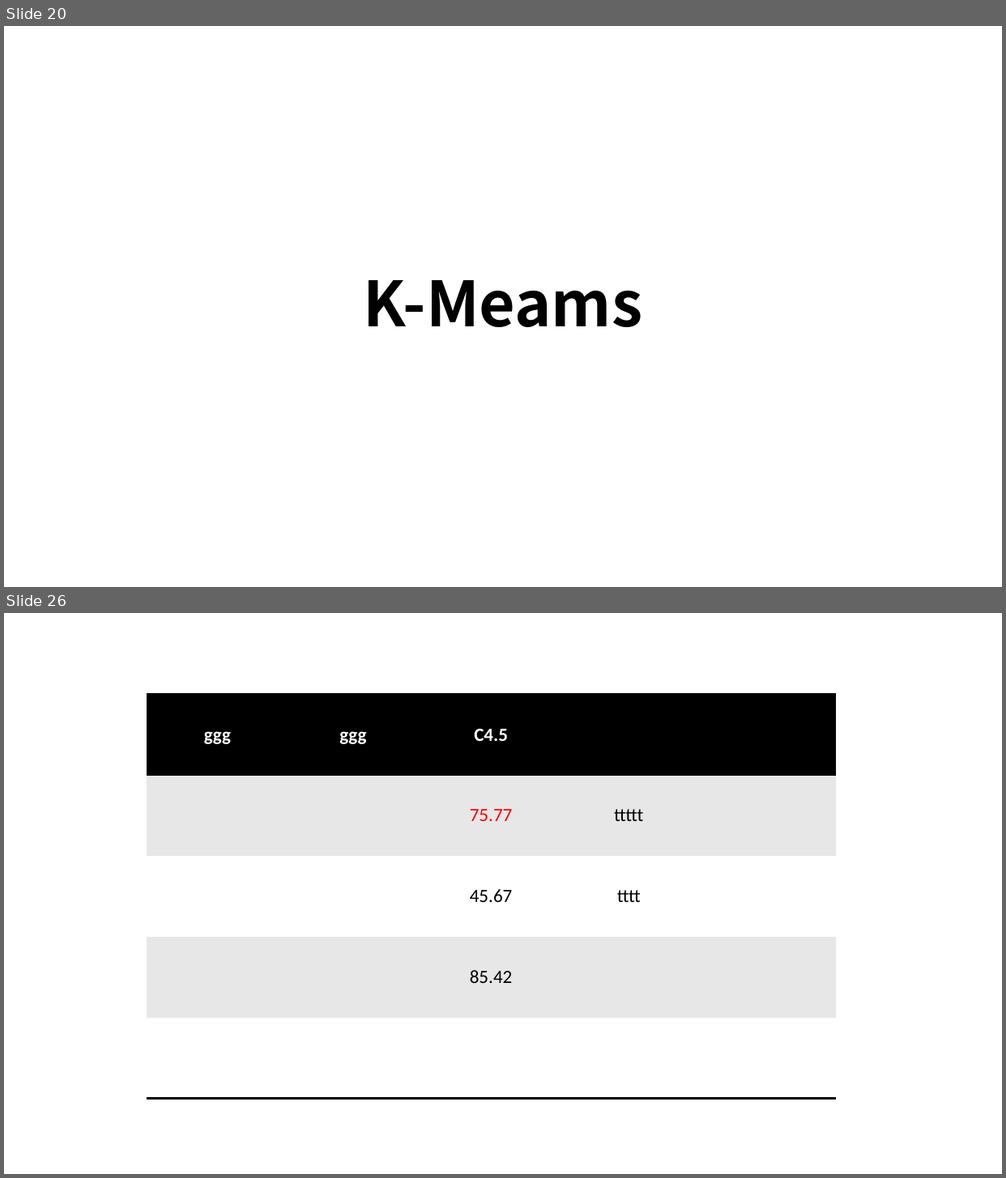
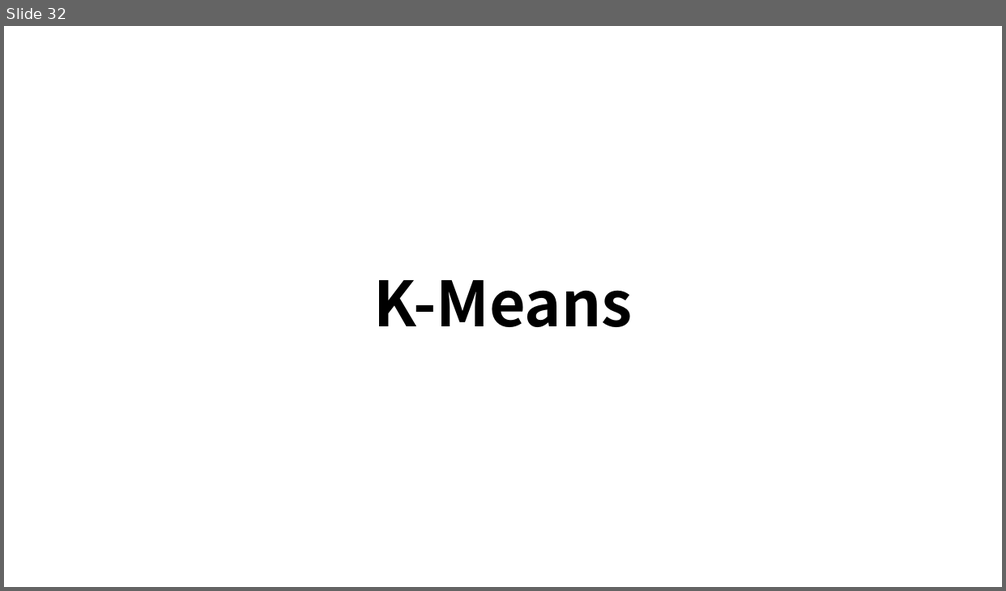
Before and after one commit to RyanLin987/Data-Mining-Project, a slide deck: 採礦期末報告.pptx. Shown one above the other, each under a label of ours: slides 20 and 26 before the commit, slide 32 after it; the slides between them are not shown. The pictures are 1006x1178 and 1006x591 pixels, drawn with LibreOffice and Linux fonts; fonts in the diff are those of the drawing. Boxes give left, top, right and bottom in pixels: in the first picture for what was removed or moved away, otherwise in the second. Text is boxed around its words. In the diff, an @@ line names an element or a change of style, - is before the commit and + after.

```diff
--- a/採礦期末報告.pptx
+++ b/採礦期末報告.pptx
@@ slide 26 removed at [4, 613, 1002, 1174], background #FFFFFF @@
@@ table removed at [147, 694, 835, 1098], 5 rows, 5 columns @@
-ggg | ggg | C4.5 |  | 
- |  | 75.77 | ttttt | 
- |  | 45.67 | tttt | 
- |  | 85.42 |  | 
- |  |  |  | 
@@ what was slide 20 is now slide 32 @@
@@ slide 32 changed as well @@
@@ title at [373, 280, 633, 327]: text changed @@
-K-Meams
+K-Means
```
Also in this commit, not shown: 4 other slides changed, 25 slides added, 15 other slides removed, 2 other files.
